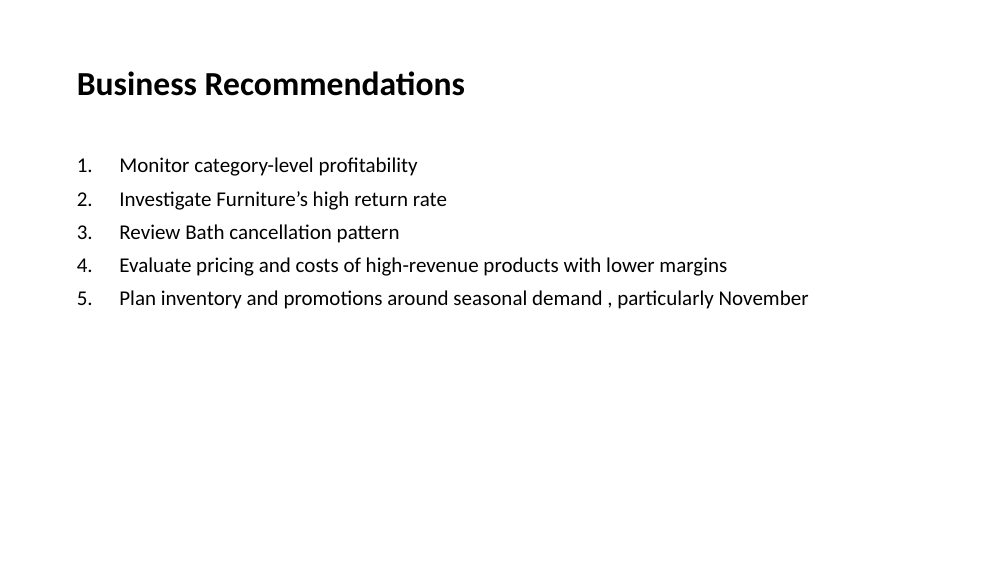
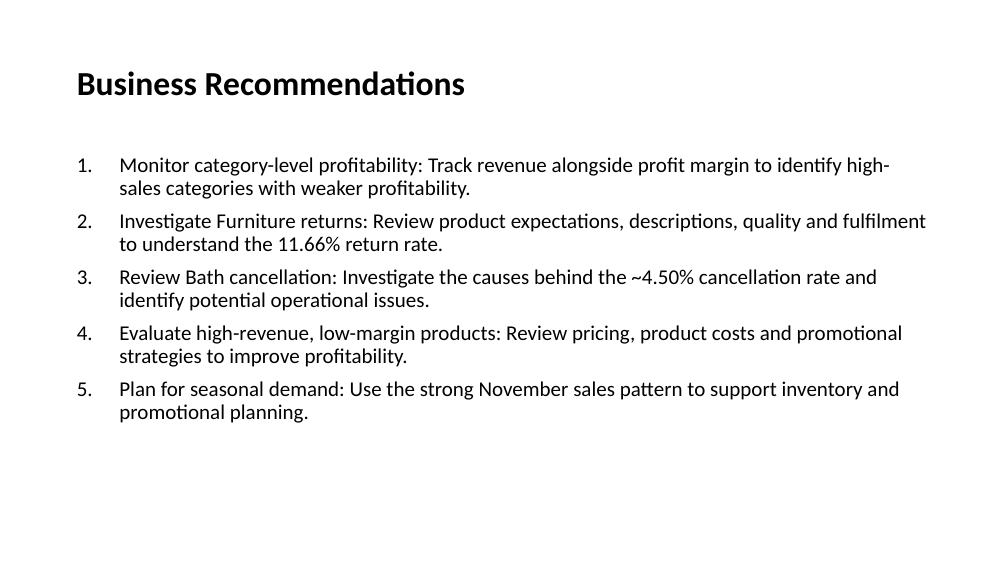
Before and after one commit to keertigurung/Wayfair-Ecommerce-Sales-Profitability-Analysis, a slide deck: slide 8 of presentation/WayFair E-commerce Analysis.pptx (slide 9 before the commit). Drawn at 1008x567 pixels with LibreOffice and Linux fonts; fonts in the diff are those of the drawing. Boxes give left, top, right and bottom in pixels: in the first picture for what was removed or moved away, otherwise in the second. Text is boxed around its words. In the diff, an @@ line names an element or a change of style, - is before the commit and + after.

```diff
--- a/presentation/WayFair E-commerce Analysis.pptx
+++ b/presentation/WayFair E-commerce Analysis.pptx
@@ text at (x1=119, y1=157, x2=926, y2=423): text changed @@
-1. Monitor category-level profitability
-2. Investigate Furniture’s high return rate
-3. Review Bath cancellation pattern
-4. Evaluate pricing and costs of high-revenue products with lower margins
-5. Plan inventory and promotions around seasonal demand , particularly November
+1. Monitor category-level profitability: Track revenue alongside profit margin to identify high-sales categories with weaker profitability.
+2. Investigate Furniture returns: Review product expectations, descriptions, quality and fulfilment to understand the 11.66% return rate.
+3. Review Bath cancellation: Investigate the causes behind the ~4.50% cancellation rate and identify potential operational issues.
+4. Evaluate high-revenue, low-margin products: Review pricing, product costs and promotional strategies to improve profitability.
+5. Plan for seasonal demand: Use the strong November sales pattern to support inventory and promotional planning.
```
Also in this commit, not shown: 1 other slide changed, 1 slide removed.
